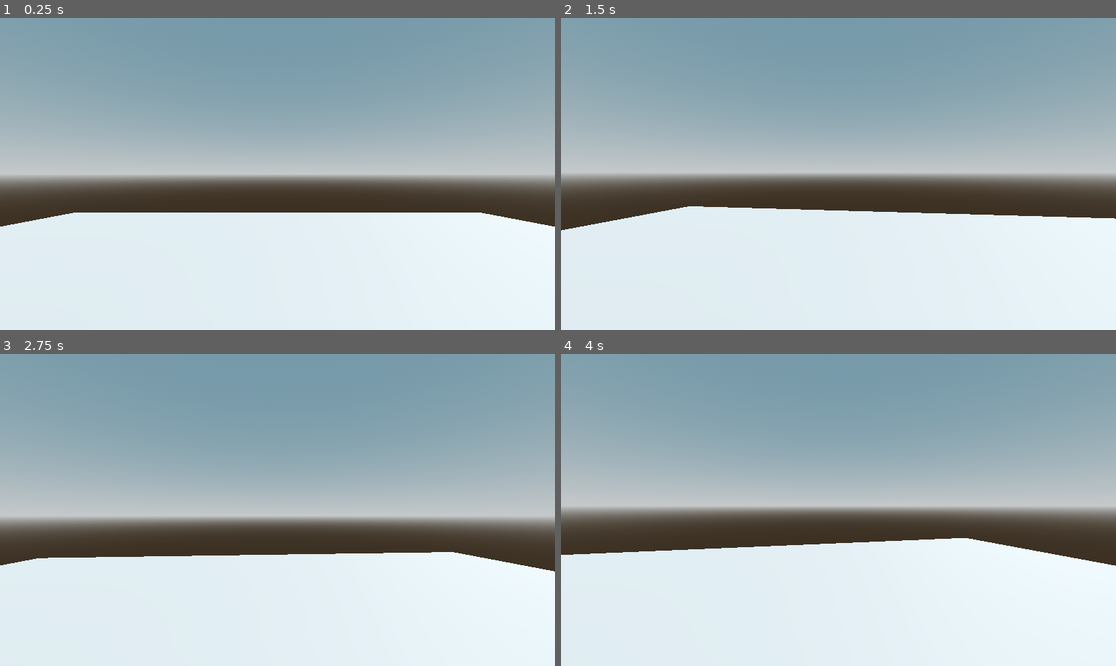
Above: before the commit, frames 1-4 (two rows, left to right).
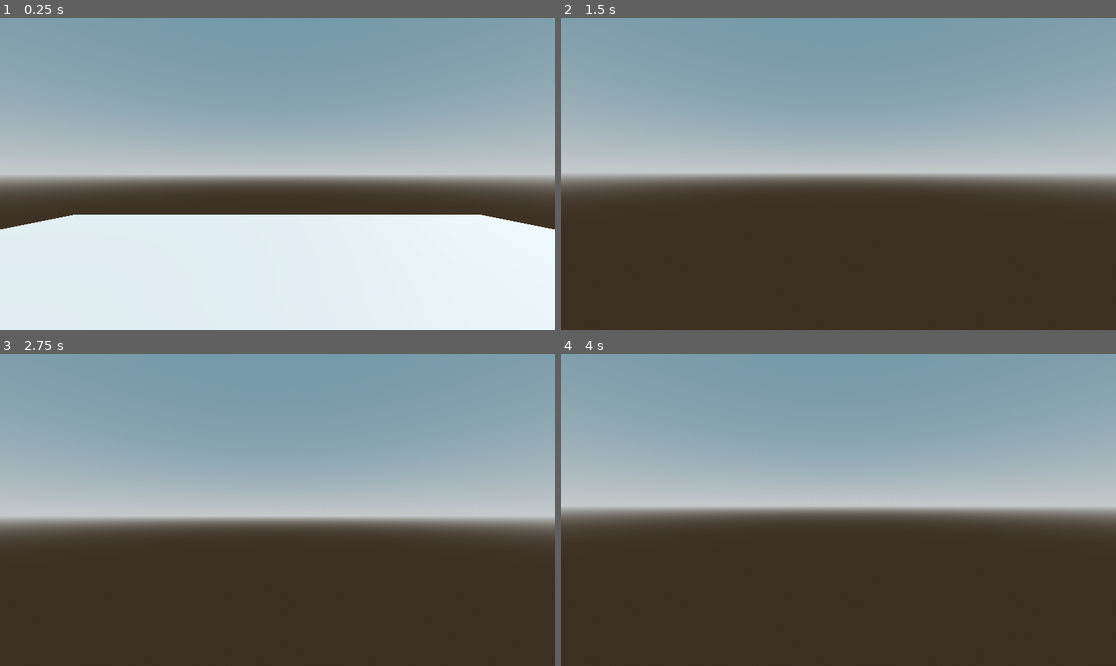
Above: after the commit, the same moments.

Repository: focusright/udemy-ps1-horror
Game: Godot game, scene res://Maps/level_1.tscn
The game is run twice, just before and just after one commit, with the same random seed, the same clock (stepped at 60 frames per second) and the same inputs.
Inputs (mouse positions are in pixels of both pictures, inside the frame that each line leads up to):
- Up to frame 1 (0.25 s): no input
- Up to frame 2 (1.5 s): tap Enter at 0.5 s; move the mouse to (866, 174) at 0.52 s; hold Up (ui_up) from 0.53 s (still down); tap Space (jump, bound only after the commit) at 0.6, 0.77, 1.07, 1.35 s; move the mouse to (810, 174) at 1.27 s
- Up to frame 3 (2.75 s): keep holding Up (ui_up); tap Space (jump, bound only after the commit) at 1.52, 1.82, 2, 2.1 s; move the mouse to (288, 503) at 2.02 s
- Up to frame 4 (4 s): keep holding Up (ui_up); tap Enter at 2.75 s; move the mouse to (832, 516) at 2.77 s; tap Space (jump, bound only after the commit) at 2.85, 3.02, 3.32, 3.5, 3.6, 3.77 s; move the mouse to (877, 513) at 3.52 s

The runs differ from the first frame. In frame 1, 0.7% of the frame differs, in the area x 0-100%, y 62-68%; in frame 2, 37%; in frame 3, 35%; in frame 4, 38%, in the area x 0-100%, y 59-100%.

Commit message:
3. Move the player and jumping

Diff:
--- a/MyFirstHorrorIndieGame/Player/player.gd
+++ b/MyFirstHorrorIndieGame/Player/player.gd
@@ -1,7 +1,15 @@
 extends CharacterBody3D
 
+#***** NODES *****#
 @onready var camera_3d = $Camera3D
-var mouse_sens = 0.15
+#***** CAMERA *****#
+var mouse_sens := 0.15
+#***** MOVEMENT *****#
+var direction
+var speed := 5
+var jump := 30.0
+const  GRAVITY = 5
+
 
 func _ready():
 	Input.set_mouse_mode(Input.MOUSE_MODE_CAPTURED)
@@ -12,3 +20,24 @@
 		rotate_y(deg_to_rad(-event.relative.x * mouse_sens))
 		camera_3d.rotate_x(deg_to_rad(-event.relative.y * mouse_sens))
 		camera_3d.rotation.x = clamp(camera_3d.rotation.x, deg_to_rad(-89), deg_to_rad(89))
+
+func _physics_process(delta):
+	process_movement(delta)
+
+func process_movement(delta):
+	direction = Vector3.ZERO
+	var h_rot = global_transform.basis.get_euler().y
+
+	direction.x = -Input.get_action_strength("ui_left") + Input.get_action_strength("ui_right")
+	direction.z = -Input.get_action_strength("ui_up") + Input.get_action_strength("ui_down")
+	direction = Vector3(direction.x, 0, direction.z).rotated(Vector3.UP, h_rot).normalized()
+
+	velocity.x = direction.x * speed
+	velocity.z = direction.z * speed
+
+	if Input.is_action_just_pressed("jump") and is_on_floor():
+		velocity.y += jump
+	if !is_on_floor():
+		velocity.y -= GRAVITY
+
+	move_and_slide()
--- a/MyFirstHorrorIndieGame/project.godot
+++ b/MyFirstHorrorIndieGame/project.godot
@@ -14,3 +14,39 @@
 run/main_scene="res://Maps/level_1.tscn"
 config/features=PackedStringArray("4.0", "Forward Plus")
 config/icon="res://icon.svg"
+
+[input]
+
+ui_left={
+"deadzone": 0.5,
+"events": [Object(InputEventKey,"resource_local_to_scene":false,"resource_name":"","device":0,"window_id":0,"alt_pressed":false,"shift_pressed":false,"ctrl_pressed":false,"meta_pressed":false,"pressed":false,"keycode":4194319,"physical_keycode":0,"key_label":0,"unicode":4194319,"echo":false,"script":null)
+, Object(InputEventJoypadButton,"resource_local_to_scene":false,"resource_name":"","device":0,"button_index":13,"pressure":0.0,"pressed":false,"script":null)
+, Object(InputEventKey,"resource_local_to_scene":false,"resource_name":"","device":-1,"window_id":0,"alt_pressed":false,"shift_pressed":false,"ctrl_pressed":false,"meta_pressed":false,"pressed":false,"keycode":0,"physical_keycode":65,"key_label":0,"unicode":97,"echo":false,"script":null)
+]
+}
+ui_right={
+"deadzone": 0.5,
+"events": [Object(InputEventKey,"resource_local_to_scene":false,"resource_name":"","device":0,"window_id":0,"alt_pressed":false,"shift_pressed":false,"ctrl_pressed":false,"meta_pressed":false,"pressed":false,"keycode":4194321,"physical_keycode":0,"key_label":0,"unicode":4194321,"echo":false,"script":null)
+, Object(InputEventJoypadButton,"resource_local_to_scene":false,"resource_name":"","device":0,"button_index":14,"pressure":0.0,"pressed":false,"script":null)
+, Object(InputEventKey,"resource_local_to_scene":false,"resource_name":"","device":-1,"window_id":0,"alt_pressed":false,"shift_pressed":false,"ctrl_pressed":false,"meta_pressed":false,"pressed":false,"keycode":0,"physical_keycode":68,"key_label":0,"unicode":100,"echo":false,"script":null)
+]
+}
+ui_up={
+"deadzone": 0.5,
+"events": [Object(InputEventKey,"resource_local_to_scene":false,"resource_name":"","device":0,"window_id":0,"alt_pressed":false,"shift_pressed":false,"ctrl_pressed":false,"meta_pressed":false,"pressed":false,"keycode":4194320,"physical_keycode":0,"key_label":0,"unicode":4194320,"echo":false,"script":null)
+, Object(InputEventJoypadButton,"resource_local_to_scene":false,"resource_name":"","device":0,"button_index":11,"pressure":0.0,"pressed":false,"script":null)
+, Object(InputEventKey,"resource_local_to_scene":false,"resource_name":"","device":-1,"window_id":0,"alt_pressed":false,"shift_pressed":false,"ctrl_pressed":false,"meta_pressed":false,"pressed":false,"keycode":0,"physical_keycode":87,"key_label":0,"unicode":119,"echo":false,"script":null)
+]
+}
+ui_down={
+"deadzone": 0.5,
+"events": [Object(InputEventKey,"resource_local_to_scene":false,"resource_name":"","device":0,"window_id":0,"alt_pressed":false,"shift_pressed":false,"ctrl_pressed":false,"meta_pressed":false,"pressed":false,"keycode":4194322,"physical_keycode":0,"key_label":0,"unicode":4194322,"echo":false,"script":null)
+, Object(InputEventJoypadButton,"resource_local_to_scene":false,"resource_name":"","device":0,"button_index":12,"pressure":0.0,"pressed":false,"script":null)
+, Object(InputEventKey,"resource_local_to_scene":false,"resource_name":"","device":-1,"window_id":0,"alt_pressed":false,"shift_pressed":false,"ctrl_pressed":false,"meta_pressed":false,"pressed":false,"keycode":0,"physical_keycode":83,"key_label":0,"unicode":115,"echo":false,"script":null)
+]
+}
+jump={
+"deadzone": 0.5,
+"events": [Object(InputEventKey,"resource_local_to_scene":false,"resource_name":"","device":-1,"window_id":0,"alt_pressed":false,"shift_pressed":false,"ctrl_pressed":false,"meta_pressed":false,"pressed":false,"keycode":0,"physical_keycode":32,"key_label":0,"unicode":32,"echo":false,"script":null)
+]
+}
